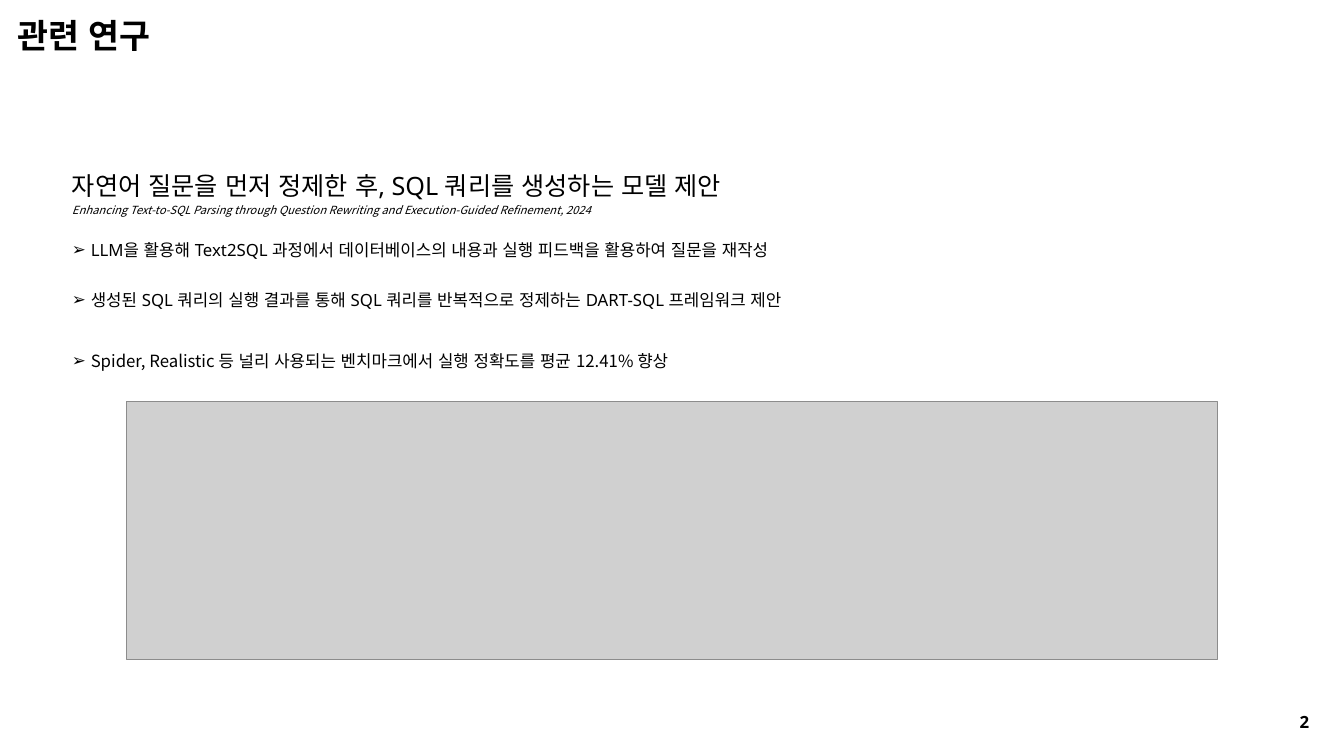
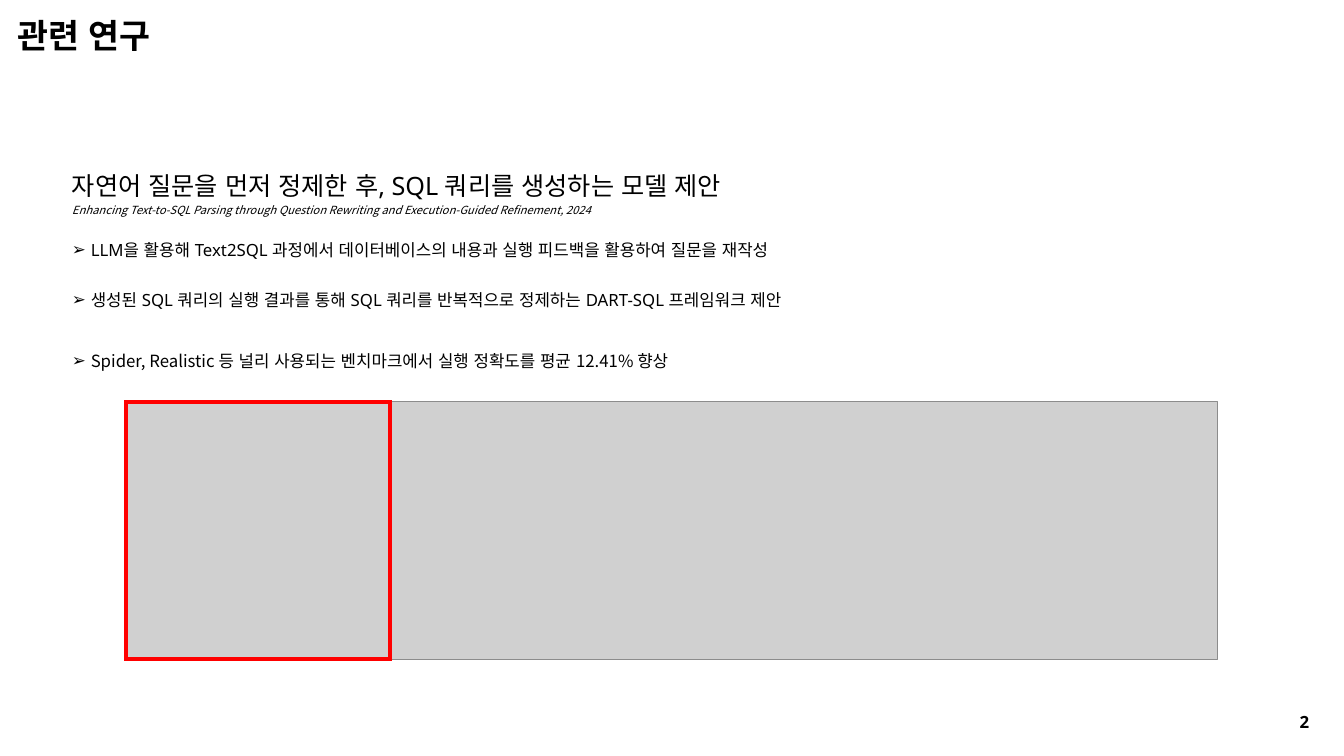
Before and after one commit to seungdeng/DELab, a slide deck: slide 4 of PPT/DSLab_이승건,송민섭_특허.pptx. Drawn at 1344x756 pixels with LibreOffice and Linux fonts; fonts in the diff are those of the drawing; grey boxes stand for pictures. Boxes give left, top, right and bottom in pixels: in the first picture for what was removed or moved away, otherwise in the second. Text is boxed around its words. In the diff, an @@ line names an element or a change of style, - is before the commit and + after.

```diff
--- a/PPT/DSLab_이승건,송민섭_특허.pptx
+++ b/PPT/DSLab_이승건,송민섭_특허.pptx
@@ rectangle added at <box>126,402,390,659</box>, outline #FF0000 3 pt @@
```
Also in this commit, not shown: 1 slide added, 2 other files.
